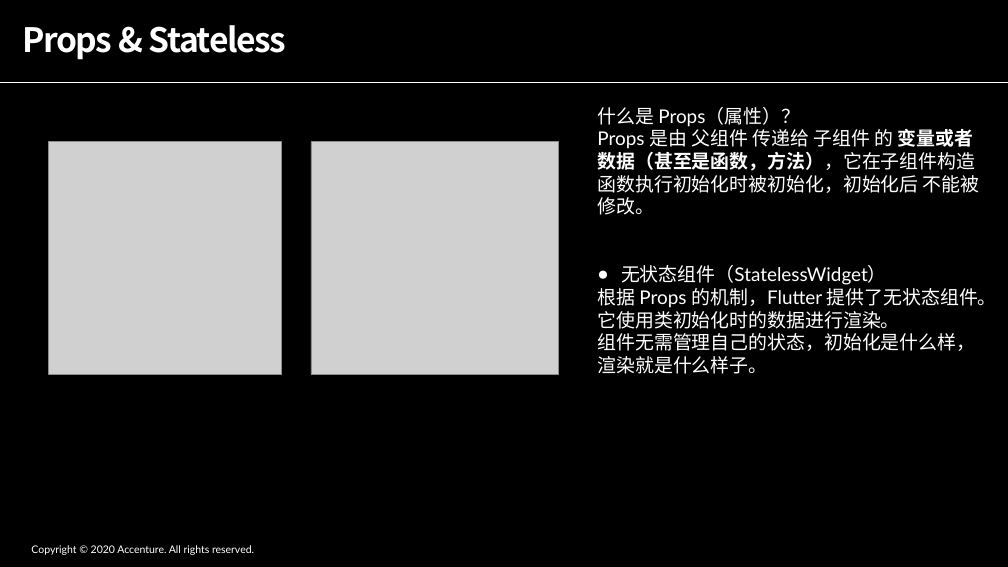
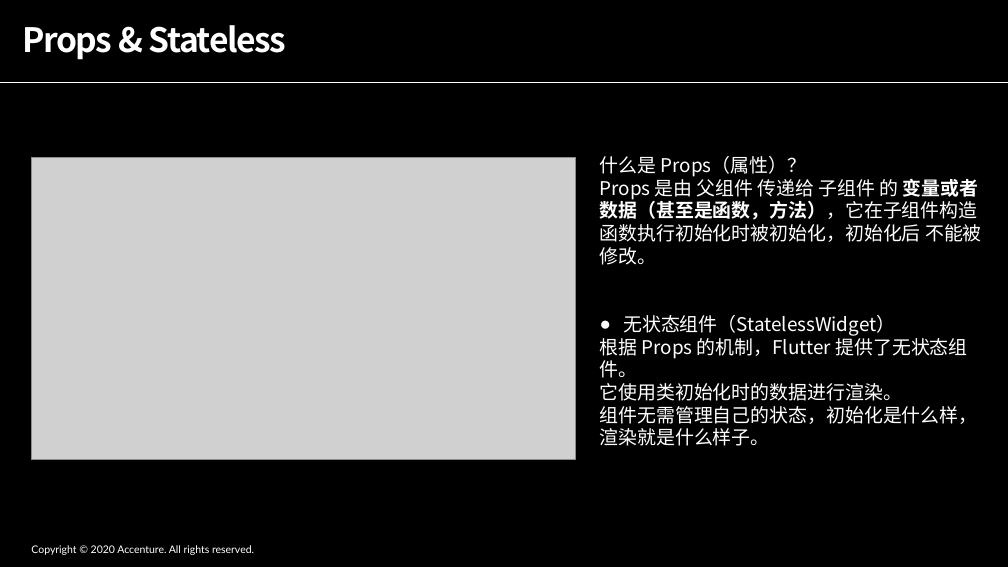
Before and after one commit to ShadowTricker/flutter_common, a slide deck: slide 6 of flutter_common.pptx. Drawn at 1008x567 pixels with LibreOffice and Linux fonts; fonts in the diff are those of the drawing; grey boxes stand for pictures. Boxes give left, top, right and bottom in pixels: in the first picture for what was removed or moved away, otherwise in the second. Text is boxed around its words. In the diff, an @@ line names an element or a change of style, - is before the commit and + after.

```diff
--- a/flutter_common.pptx
+++ b/flutter_common.pptx
@@ picture removed at box(48, 142, 281, 374) @@
@@ picture removed at box(311, 142, 558, 375) @@
@@ text "什么是 Props（属性）？ Props 是由 父组件 ...": place and size @@
-text "什么是 Props（属性）？ Props 是由 父组件 ..." at box(597, 107, 997, 374)
+text "什么是 Props（属性）？ Props 是由 父组件 ..." at box(600, 156, 982, 446)
@@ text "什么是 Props（属性）？ Props 是由 父组件 ..." at box(600, 156, 982, 446): font Lato to Noto Sans CJK SC @@
@@ picture added at box(32, 157, 576, 459) @@
```
Also in this commit, not shown: 8 other slides changed, 7 other files.
